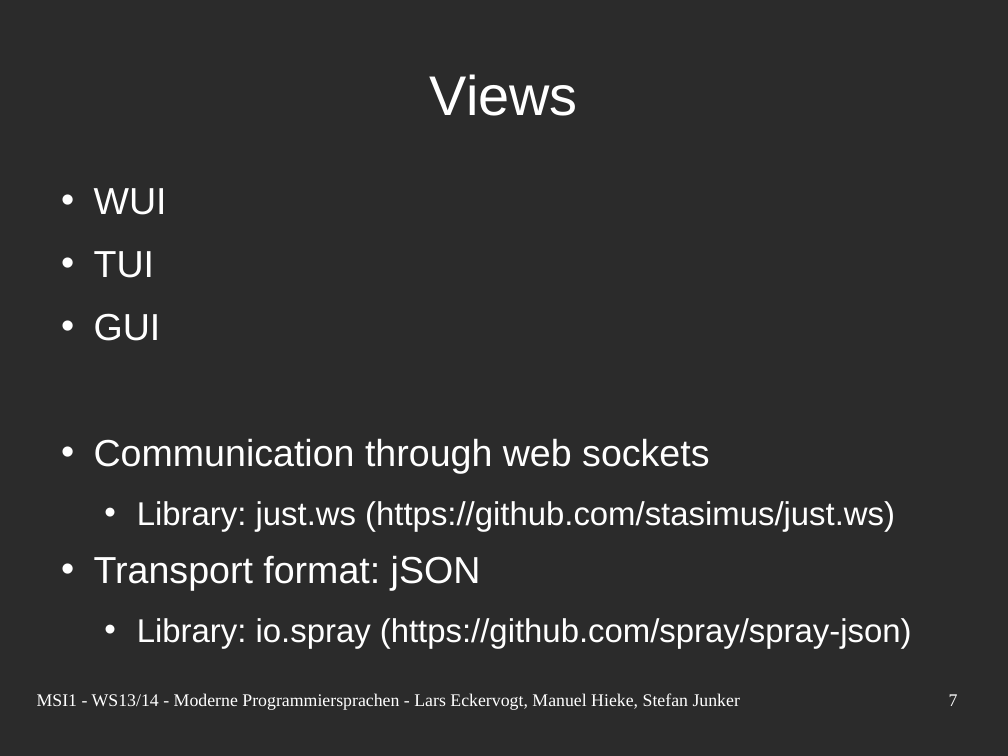
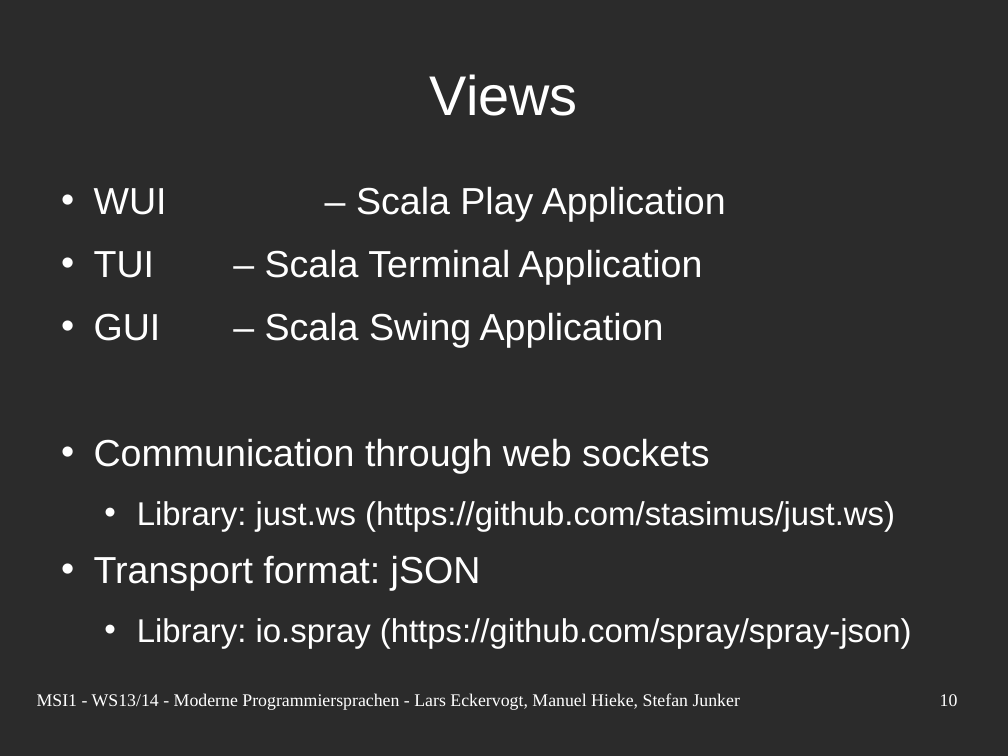
Before and after one commit to nerduel/TacZombie, a slide deck: slide 10 of doc/presentation/Presentation.odp (slide 7 before the commit). Drawn at 1008x756 pixels with LibreOffice and Linux fonts; fonts in the diff are those of the drawing; background and template pictures are left out; a plain dark background stands for a picture behind light text. Boxes give left, top, right and bottom in pixels: in the first picture for what was removed or moved away, otherwise in the second. Text is boxed around its words. In the diff, an @@ line names an element or a change of style, - is before the commit and + after.

```diff
--- a/doc/presentation/Presentation.odp
+++ b/doc/presentation/Presentation.odp
@@ text at box(94, 186, 726, 348): text changed @@
-• WUI
-• TUI
-• GUI
+• WUI – Scala Play Application
+• TUI – Scala Terminal Application
+• GUI – Scala Swing Application
@@ page number at box(940, 694, 958, 706): text changed @@
-7
+10
```
Also in this commit, not shown: 5 other slides changed, 1 other file.
